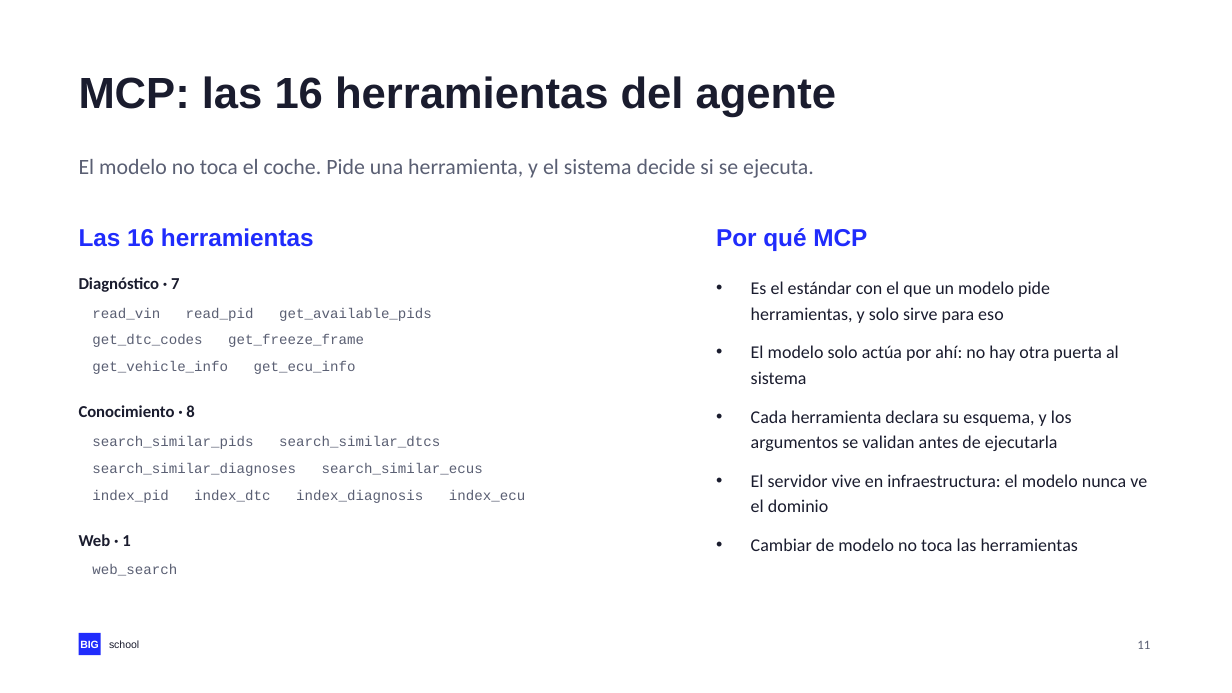
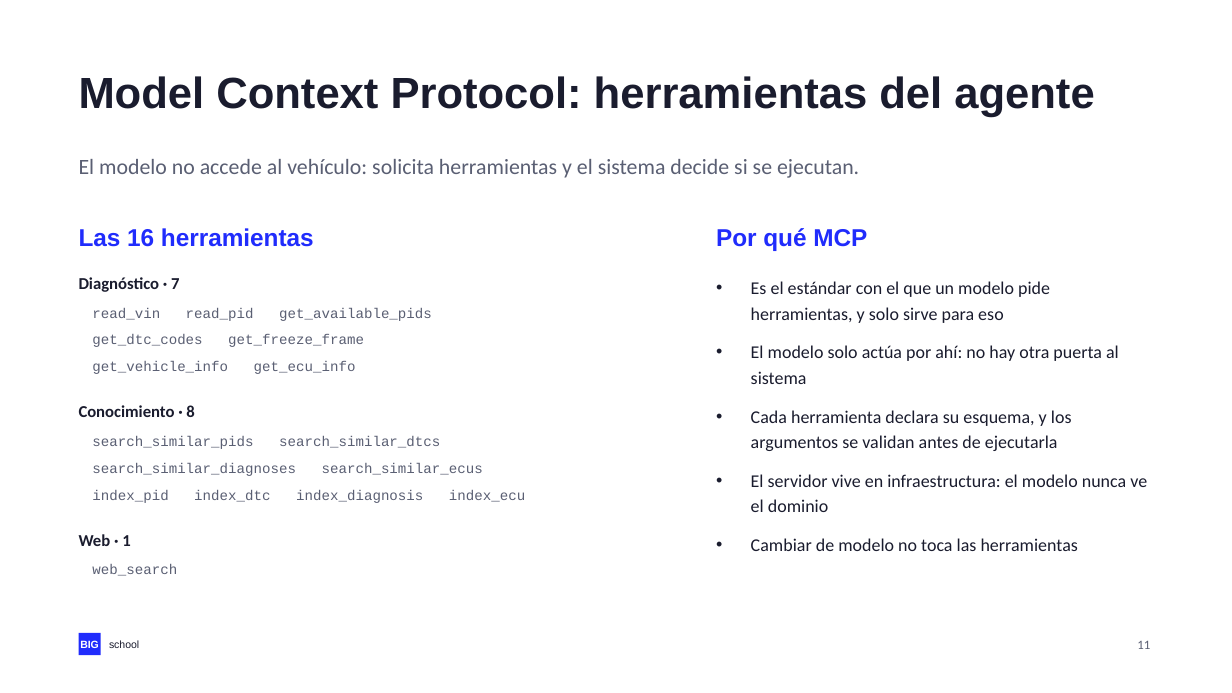
Before and after one commit to NovilloQuinta/intelligent-automotive-diagnostics, a slide deck: slide 11 of docs/presentacion/tfm-intelligent-automotive-diagnostics.pptx. Drawn at 1232x693 pixels with LibreOffice and Linux fonts; fonts in the diff are those of the drawing. Boxes give left, top, right and bottom in pixels: in the first picture for what was removed or moved away, otherwise in the second. Text is boxed around its words. In the diff, an @@ line names an element or a change of style, - is before the commit and + after.

```diff
--- a/docs/presentacion/tfm-intelligent-automotive-diagnostics.pptx
+++ b/docs/presentacion/tfm-intelligent-automotive-diagnostics.pptx
@@ text at (79, 76, 1094, 117): text changed @@
-MCP: las 16 herramientas del agente
+Model Context Protocol: herramientas del agente
@@ text at (79, 159, 859, 178): text changed @@
-El modelo no toca el coche. Pide una herramienta, y el sistema decide si se ejecuta.
+El modelo no accede al vehículo: solicita herramientas y el sistema decide si se ejecutan.
```
Also in this commit, not shown: 14 other slides changed, 3 other files.
